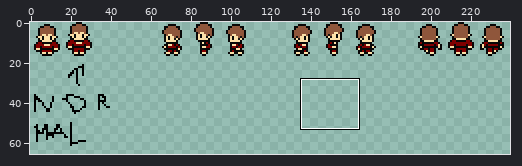
Two states of a pixel-art file, assets/Textures/sprites/player.ase. Above: a wide view before the commit, with the close-up outlined.
Close-up. The starting point:
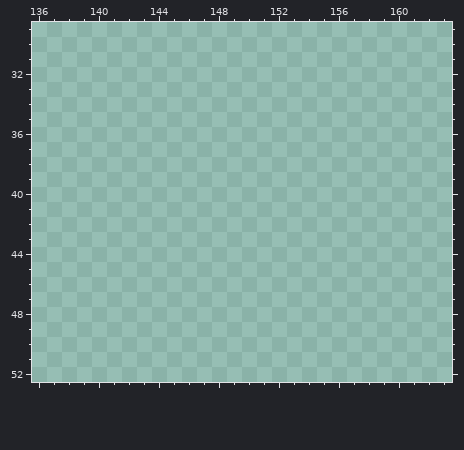
240x70 pixels, 1 frame. Shown: x 136..163, y 29..52. The wide view leaves out empty margins.
After the commit:
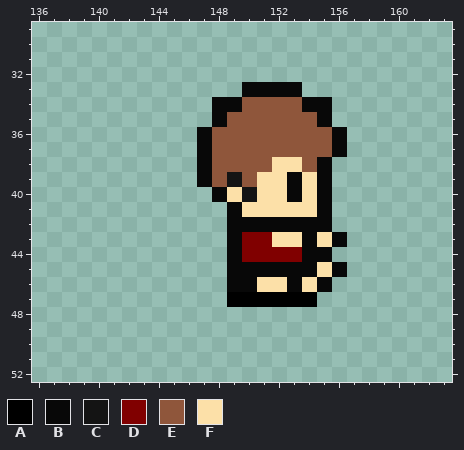
Palette (. is transparent): A #000000  B #080808  C #141414  D #800000  E #8f563b  F #fce0a8
Diff:
The author put colour A in row 47 at x 149 to 154.
The author put colour B in row 33 at x 150 to 153; in row 34 at x 148 to 149 and 154 to 155; in row 35 at x 148 and 155; in rows 36 to 37 at x 147 and 156; in row 38 at x 147 and 155; in row 39 at x 147, 153 and 155.
The author put colour B in row 40 at x 148, 153 and 155; in row 41 at x 149 and 155; in row 42 at x 149 to 155; in row 43 at x 149, 154 and 156; in row 44 at x 149 and 154 to 155; in row 45 at x 149 to 154 and 156.
The author put colour B in row 46 at x 149 to 150, 153 and 155.
The author put colour C in row 39 at x 149; in row 40 at x 150.
The author put colour D in row 43 at x 150 to 151; in row 44 at x 150 to 153.
The author put colour E in row 34 at x 150 to 153; in row 35 at x 149 to 154; in rows 36 to 37 at x 148 to 155; in row 38 at x 148 to 151 and 154; in row 39 at x 148 and 150.
The author put colour F in row 38 at x 152 to 153; in row 39 at x 151 to 152 and 154; in row 40 at x 149, 151 to 152 and 154; in row 41 at x 150 to 154; in row 43 at x 152 to 153 and 155; in row 45 at x 155.
The author put colour F in row 46 at x 151 to 152 and 154.
Where, in picture pixels (left, top, right, bottom), the same in both close-ups:
added: (197, 82, 347, 307)
